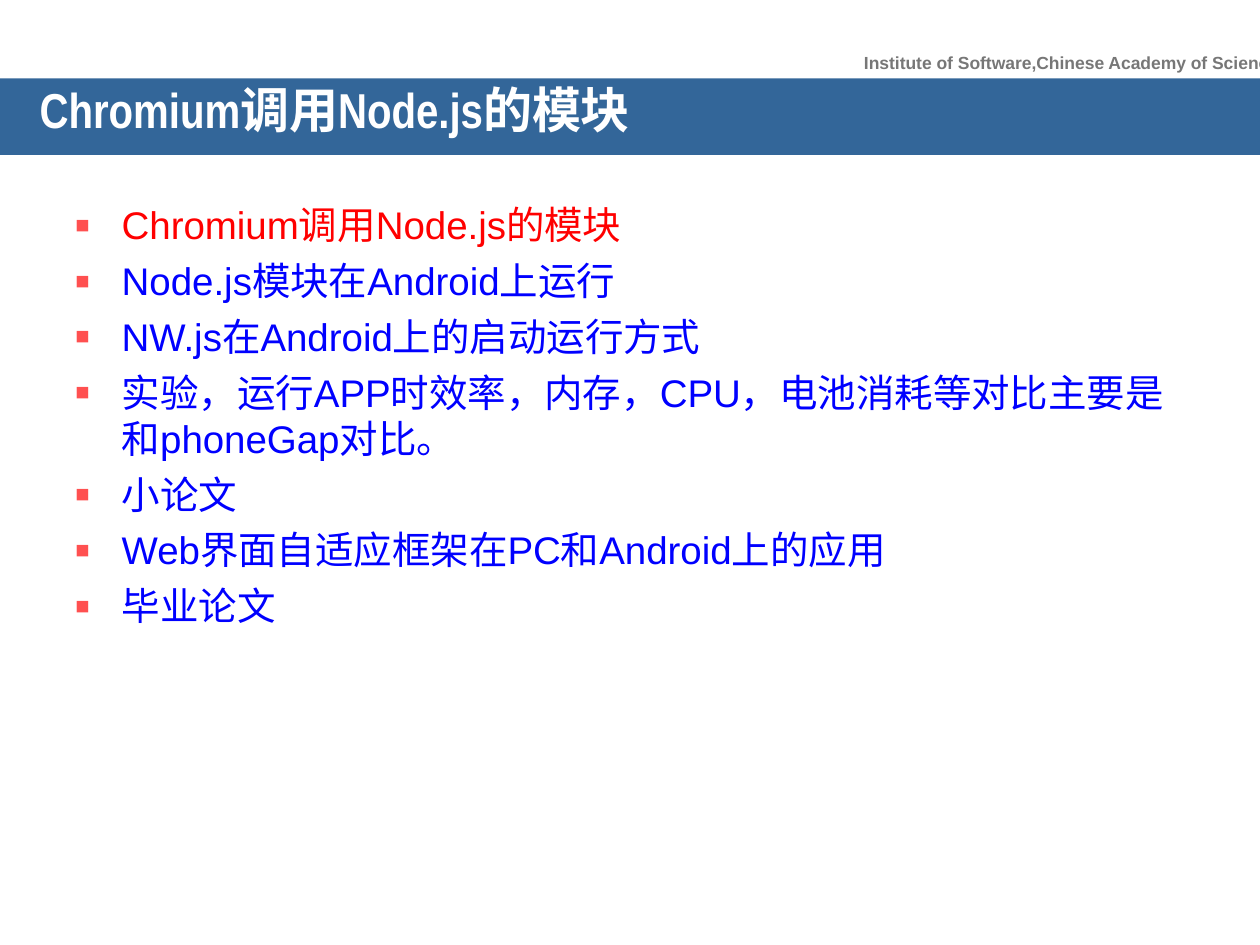
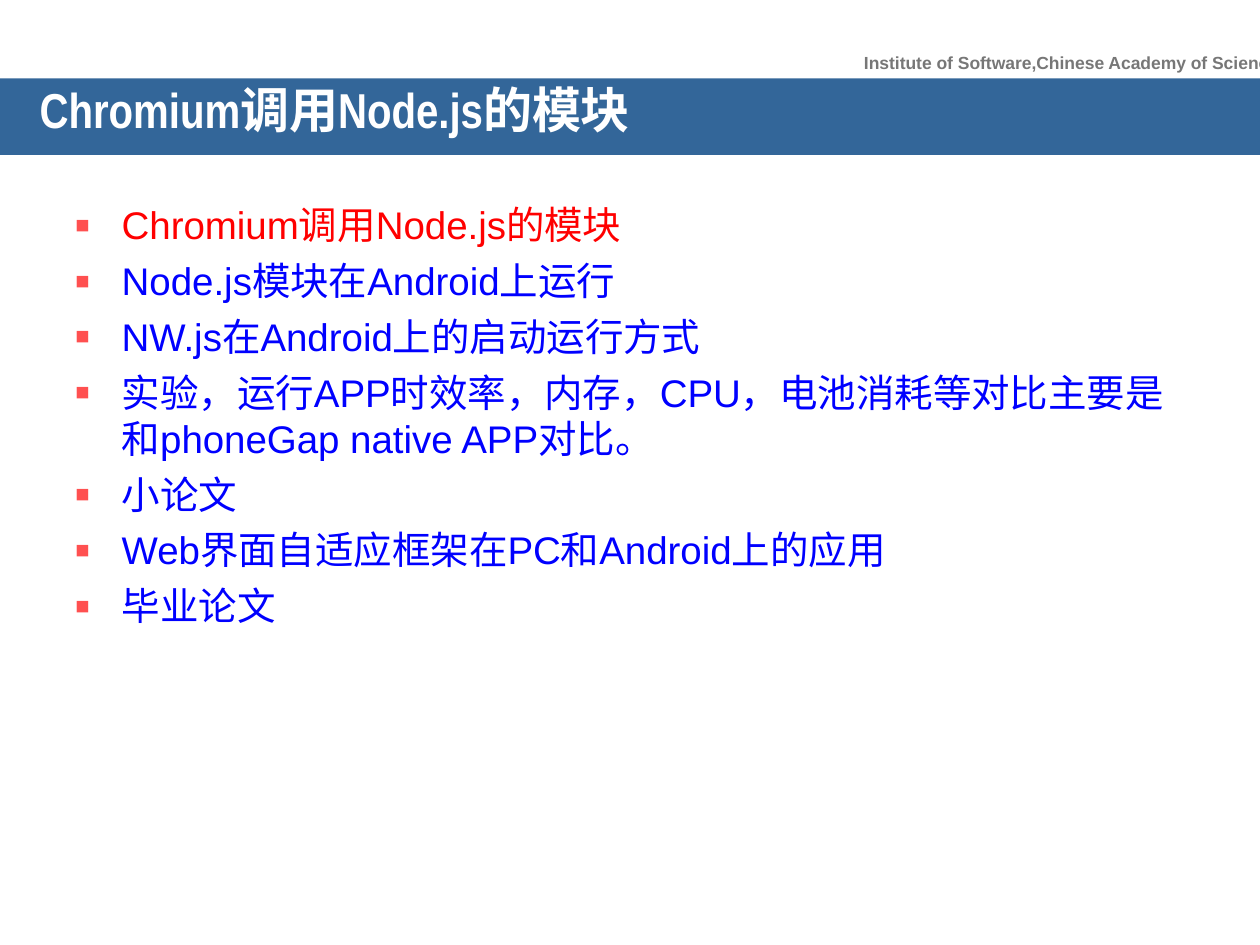
Before and after one commit to songxiaoyuan/MyOrdinaryFiles, a slide deck: slide 3 of 研究现状以及未来工作.ppt. Drawn at 1260x945 pixels with LibreOffice and Linux fonts; fonts in the diff are those of the drawing; background and template pictures are left out. Boxes give left, top, right and bottom in pixels: in the first picture for what was removed or moved away, otherwise in the second. Text is boxed around its words. In the diff, an @@ line names an element or a change of style, - is before the commit and + after.

```diff
--- a/研究现状以及未来工作.ppt
+++ b/研究现状以及未来工作.ppt
@@ text at <box>122,374,1164,461</box>: text changed @@
-▪ 实验，运行APP时效率，内存，CPU，电池消耗等对比主要是和phoneGap对比。
+▪ 实验，运行APP时效率，内存，CPU，电池消耗等对比主要是和phoneGap native APP对比。
```
Also in this commit, not shown: 6 other slides changed, 6 other files.
